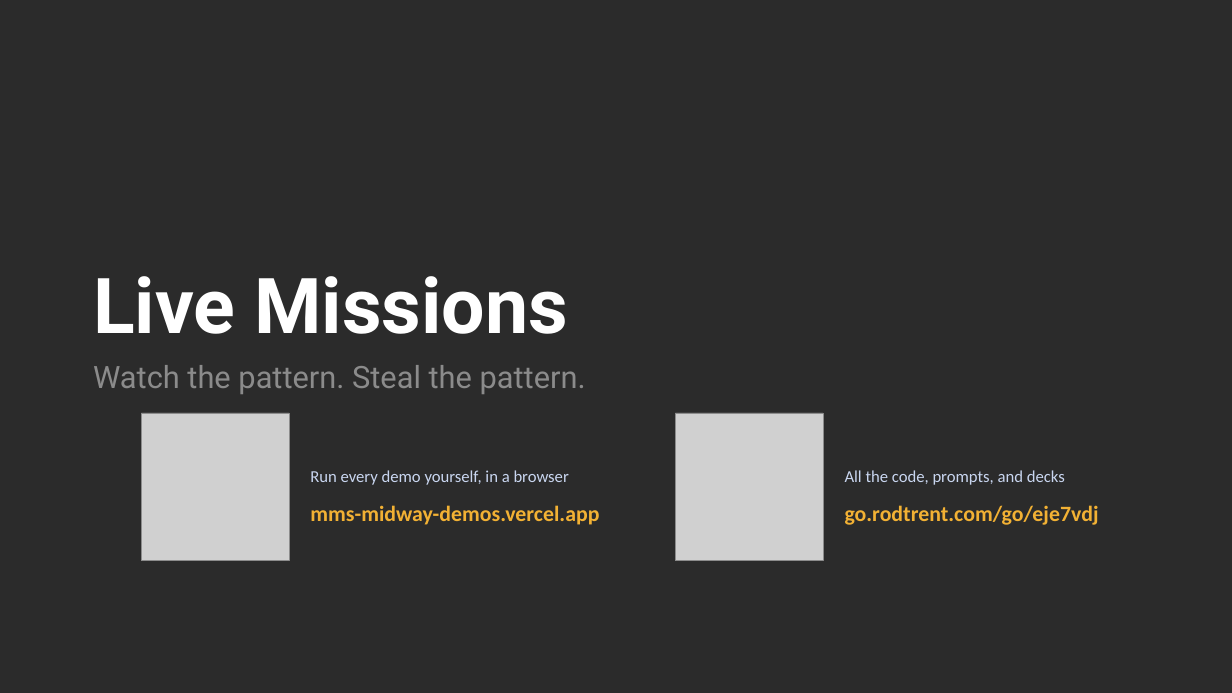
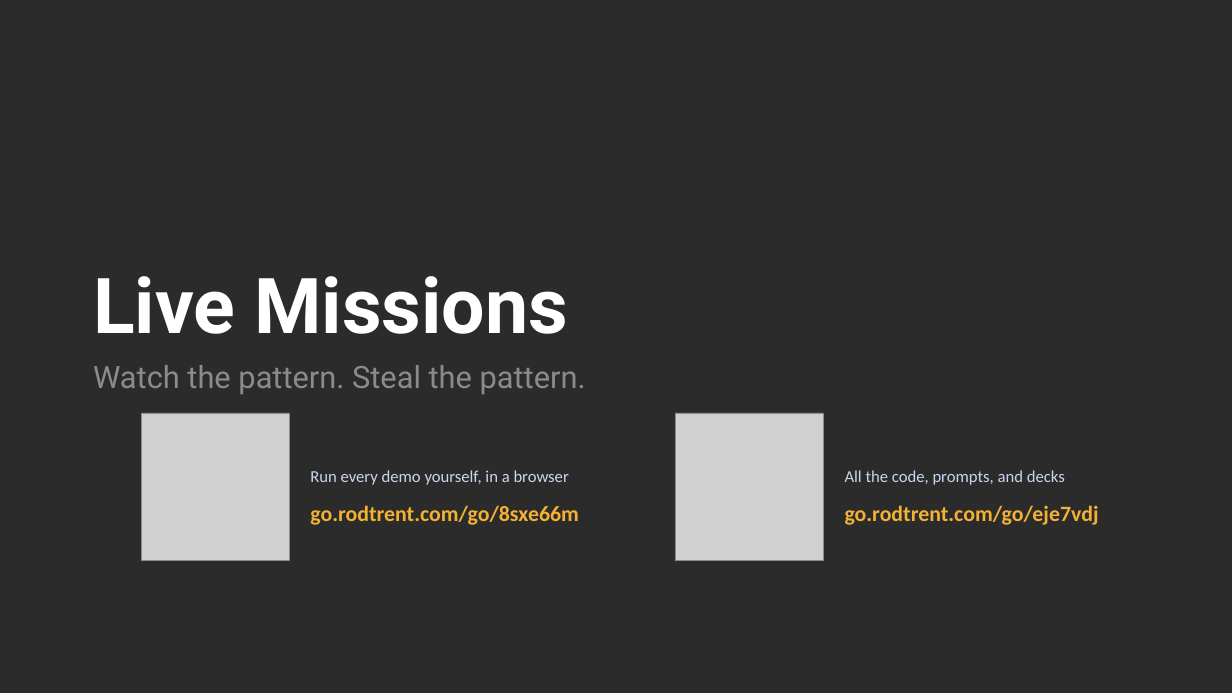
Before and after one commit to rod-trent/MMSMOA, a slide deck: slide 13 of SlideDecks/Empowering SOC Teams - MMS Midway 2026.pptx. Drawn at 1232x693 pixels with LibreOffice and Linux fonts; fonts in the diff are those of the drawing; grey boxes stand for pictures; background and template pictures are left out; a plain dark background stands for a picture behind light text. Boxes give left, top, right and bottom in pixels: in the first picture for what was removed or moved away, otherwise in the second. Text is boxed around its words. In the diff, an @@ line names an element or a change of style, - is before the commit and + after.

```diff
--- a/SlideDecks/Empowering SOC Teams - MMS Midway 2026.pptx
+++ b/SlideDecks/Empowering SOC Teams - MMS Midway 2026.pptx
@@ text at <box>310,505,579,525</box>: text changed @@
-mms-midway-demos.vercel.app
+go.rodtrent.com/go/8sxe66m
```
Also in this commit, not shown: 2 other files.
